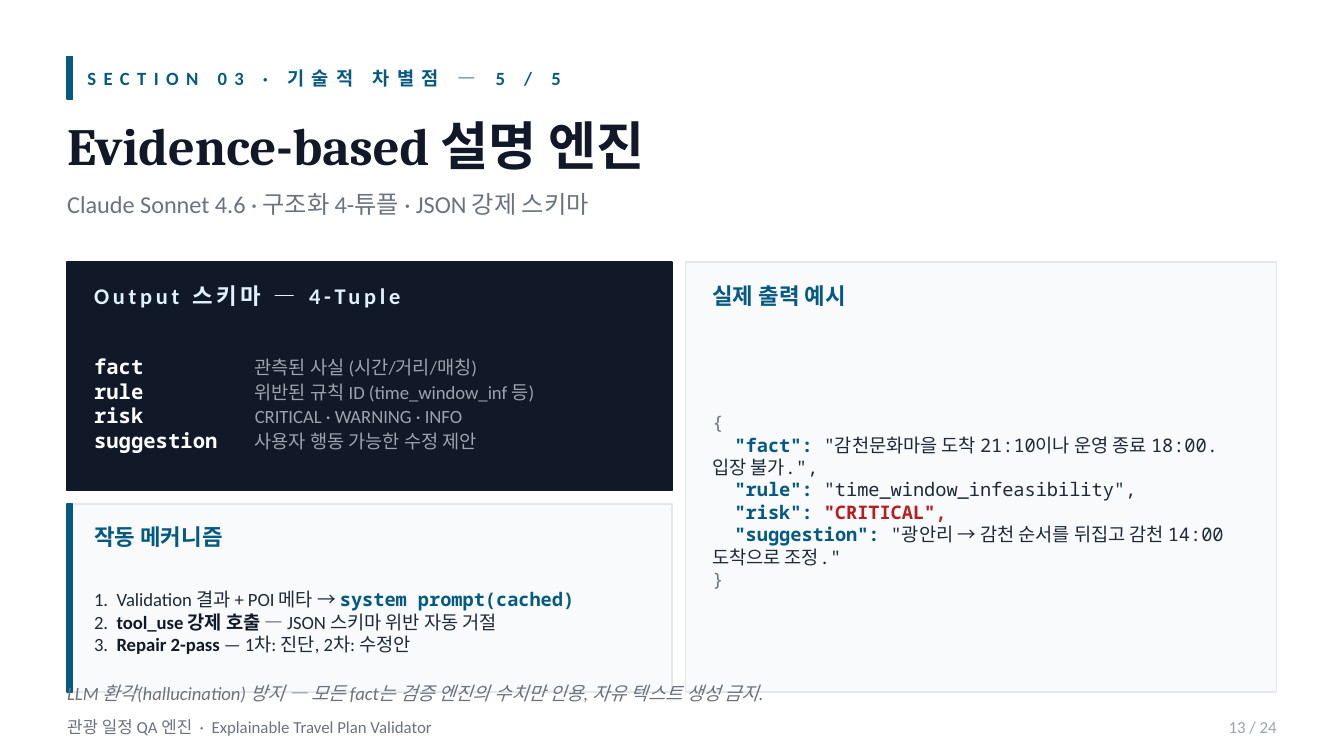
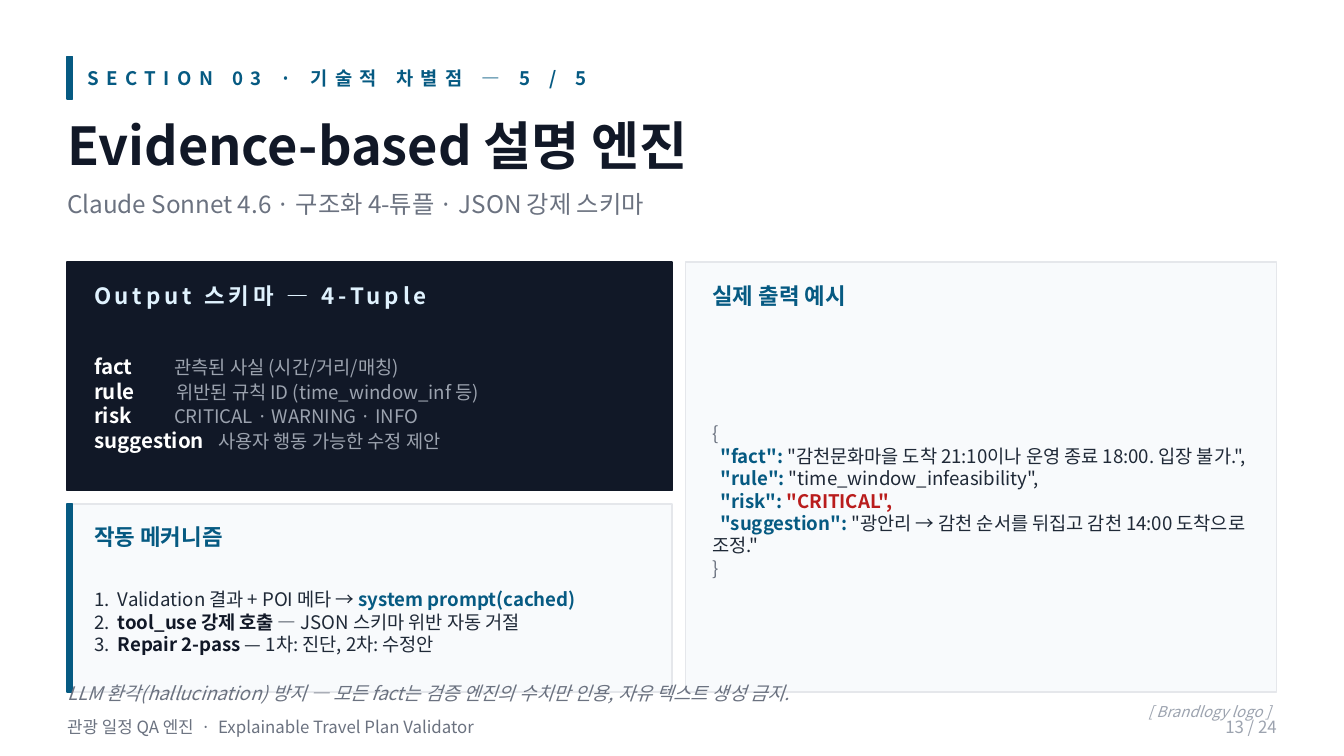
Before and after one commit to multiful/Travel-QA, a slide deck: slide 13 of gun/data/Travel_QA_Engine_2026.pptx. Drawn at 1344x756 pixels with LibreOffice and Linux fonts; fonts in the diff are those of the drawing. Boxes give left, top, right and bottom in pixels: in the first picture for what was removed or moved away, otherwise in the second. Text is boxed around its words. In the diff, an @@ line names an element or a change of style, - is before the commit and + after.

Commit message:
ppt

```diff
--- a/gun/data/Travel_QA_Engine_2026.pptx
+++ b/gun/data/Travel_QA_Engine_2026.pptx
@@ text "Evidence-based 설명 엔진" at [67,121,687,170]: font Cambria to Noto Sans CJK KR @@
@@ text "fact 관측된 사실 (시간/거리/매칭) rule ..." at [94,357,478,453]: font Noto Sans Mono to Noto Sans CJK KR in "fact rule risk suggestion"; font Calibri to Noto Sans CJK KR in "관측된 사실 (시간/거리/매칭) 위반된 규칙 ID (time_window_inf ..." @@
@@ text "{ "fact": "감천문화마을 도착 21:10이나 ..." at [712,447,1246,554]: font Noto Sans Mono to Noto Sans CJK KR @@
@@ text "1. Validation 결과 + POI ..." at [94,590,576,655]: font Calibri to Noto Sans CJK KR in "1. Validation 결과 + POI 메타 → ..."; font Noto Sans Mono to Noto Sans CJK KR in "system prompt(cached)" @@
@@ font Calibri to Noto Sans CJK KR in 6 elements at [87,69,587,87], [67,193,644,215], [204,285,334,306], [67,680,789,704], [67,719,474,737], [1225,716,1277,733] @@
@@ text added at [1156,705,1263,722], 8 pt, text #9CA3AF, italic @@
+[ Brandlogy logo ]
```
Also in this commit, not shown: 23 other slides changed, 5 other files.
